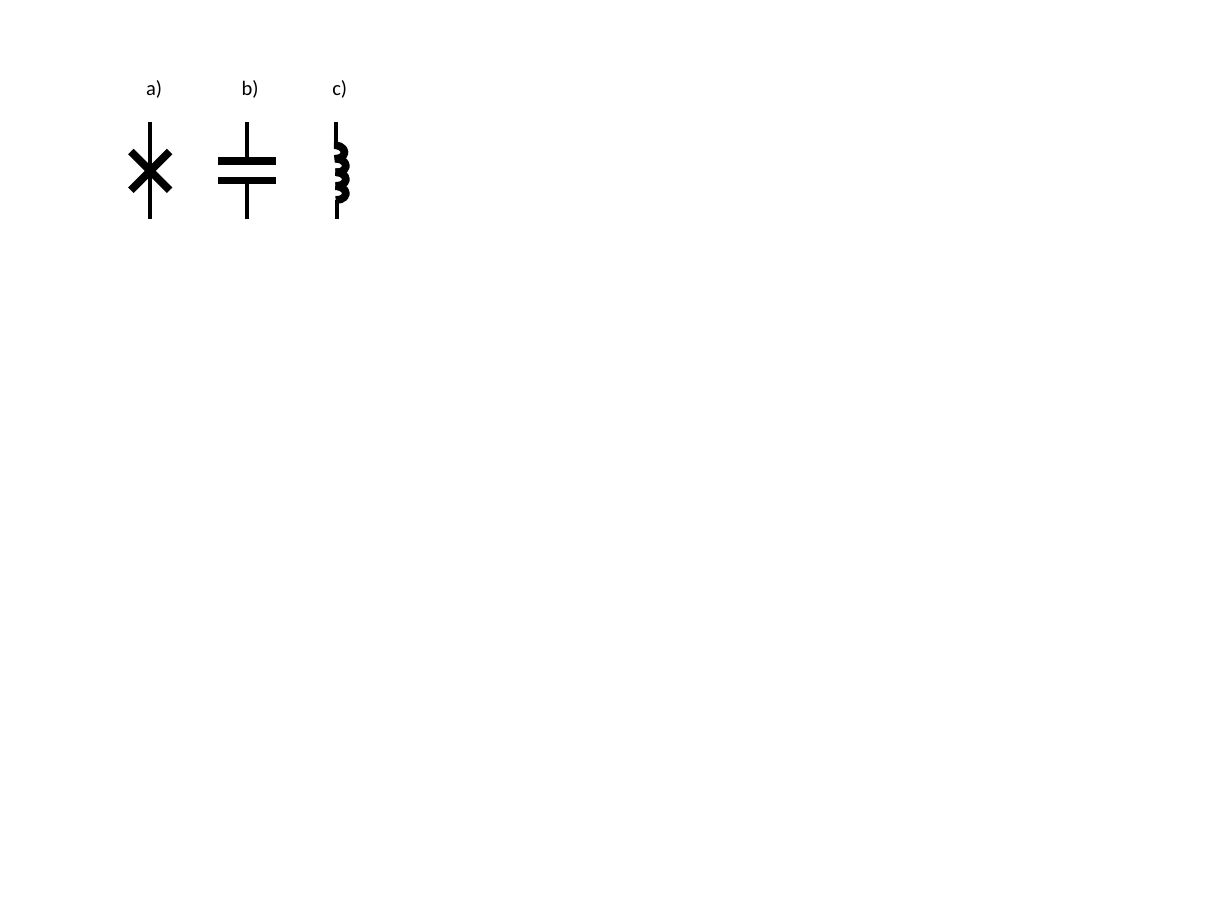
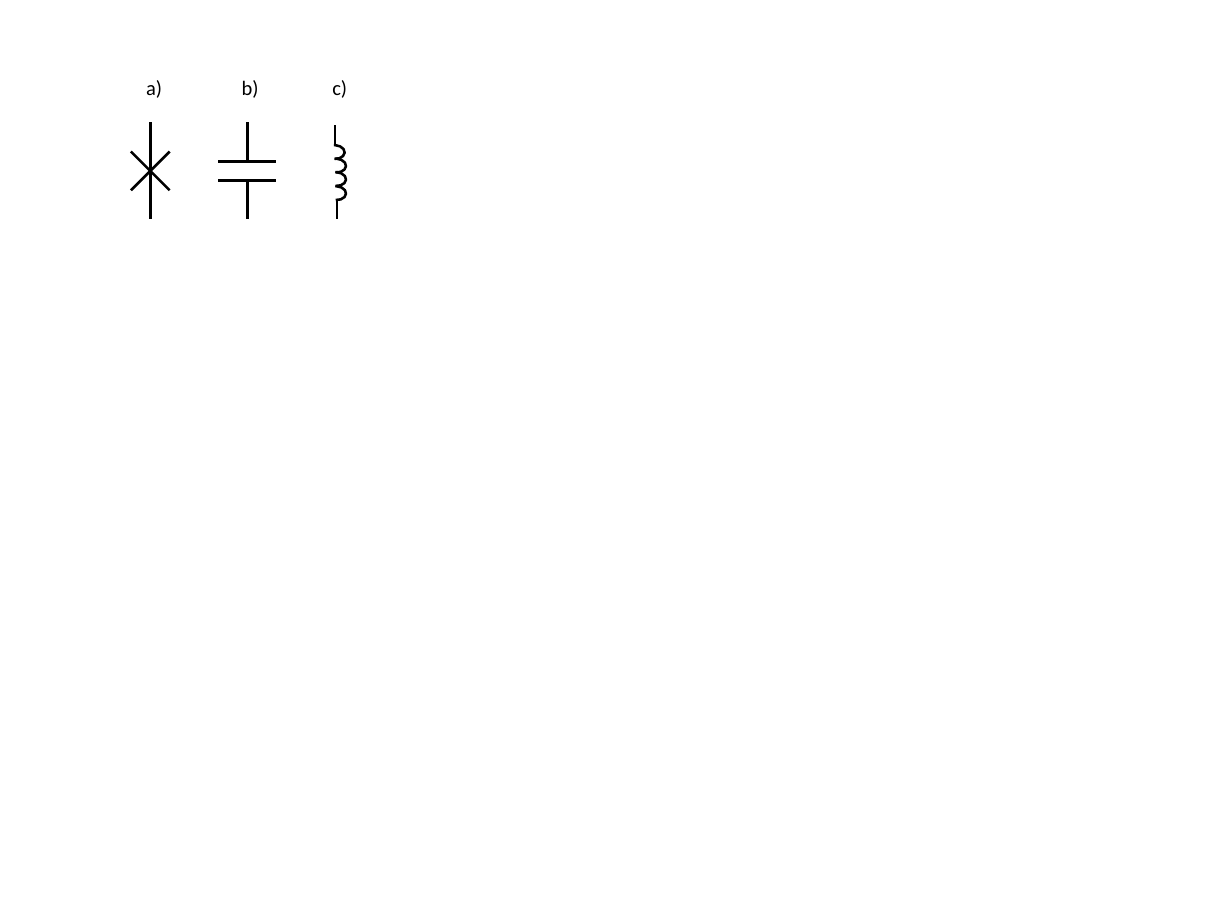
Before and after one commit to adewes/phd-thesis-physics, a slide deck: slide 1 of material/figures/introduction/circuit_elements.pptx. Drawn at 1232x924 pixels with LibreOffice and Linux fonts; fonts in the diff are those of the drawing. Boxes give left, top, right and bottom in pixels: in the first picture for what was removed or moved away, otherwise in the second. Text is boxed around its words. In the diff, an @@ line names an element or a change of style, - is before the commit and + after.

```diff
--- a/material/figures/introduction/circuit_elements.pptx
+++ b/material/figures/introduction/circuit_elements.pptx
@@ line (150, 122) - (150, 219): stroke #000000 2.25 pt to #000000 1.5 pt @@
@@ line (248, 122) - (248, 161): stroke #000000 2.25 pt to #000000 1.5 pt @@
@@ line moved from (336, 122) - (336, 142) to (335, 126) - (335, 144) @@
@@ line (335, 126) - (335, 144): stroke #000000 2.25 pt to #000000 1.5 pt @@
@@ line (131, 152) - (170, 191): stroke #000000 4.5 pt to #000000 1.5 pt @@
@@ line (131, 191) - (170, 152): stroke #000000 4.5 pt to #000000 1.5 pt @@
@@ line (218, 161) - (276, 161): stroke #000000 4.5 pt to #000000 1.5 pt @@
@@ line (218, 181) - (276, 181): stroke #000000 4.5 pt to #000000 1.5 pt @@
@@ line (248, 181) - (248, 219): stroke #000000 2.25 pt to #000000 1.5 pt @@
@@ outline #000000 4.5 pt to #000000 1.5 pt in 4 elements at bbox=[325, 145, 345, 160], bbox=[326, 158, 347, 173], bbox=[326, 172, 347, 187], bbox=[326, 185, 347, 200] @@
@@ line (338, 200) - (338, 219): stroke #000000 2.25 pt to #000000 1.5 pt @@
```
Also in this commit, not shown: 1 other slide changed, 20 other files.
